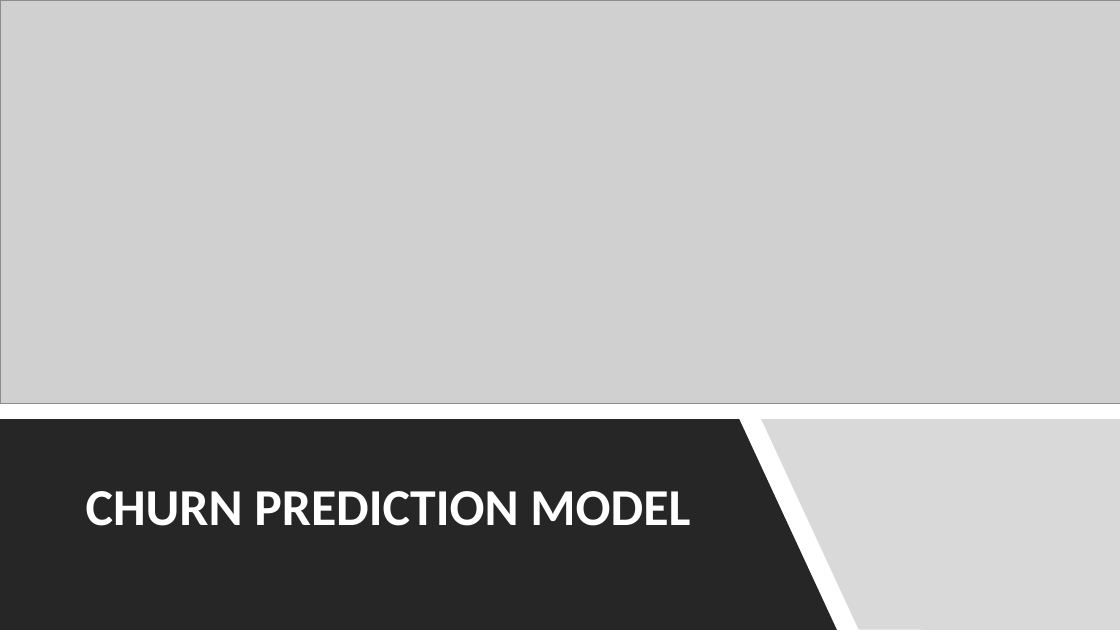
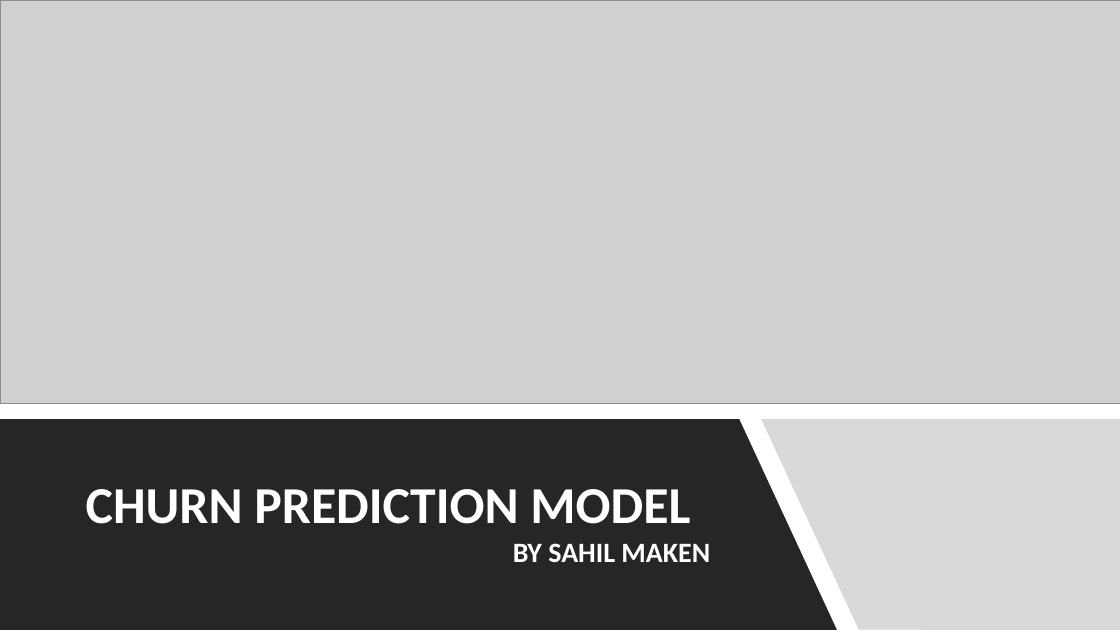
Before and after one commit to SahilM21/ChurnModelPresentation, a slide deck: slide 1 of Churn Model.pptx. Drawn at 1120x630 pixels with LibreOffice and Linux fonts; fonts in the diff are those of the drawing; grey boxes stand for pictures. Boxes give left, top, right and bottom in pixels: in the first picture for what was removed or moved away, otherwise in the second. Text is boxed around its words. In the diff, an @@ line names an element or a change of style, - is before the commit and + after.

```diff
--- a/Churn Model.pptx
+++ b/Churn Model.pptx
@@ text at [86,489,690,524]: line spacing 0.9 to 0.8 @@
@@ text at [513,543,710,562]: paragraph added @@
+BY SAHIL MAKEN
```
Also in this commit, not shown: 6 other slides changed, 2 slides added, 1 other file.
